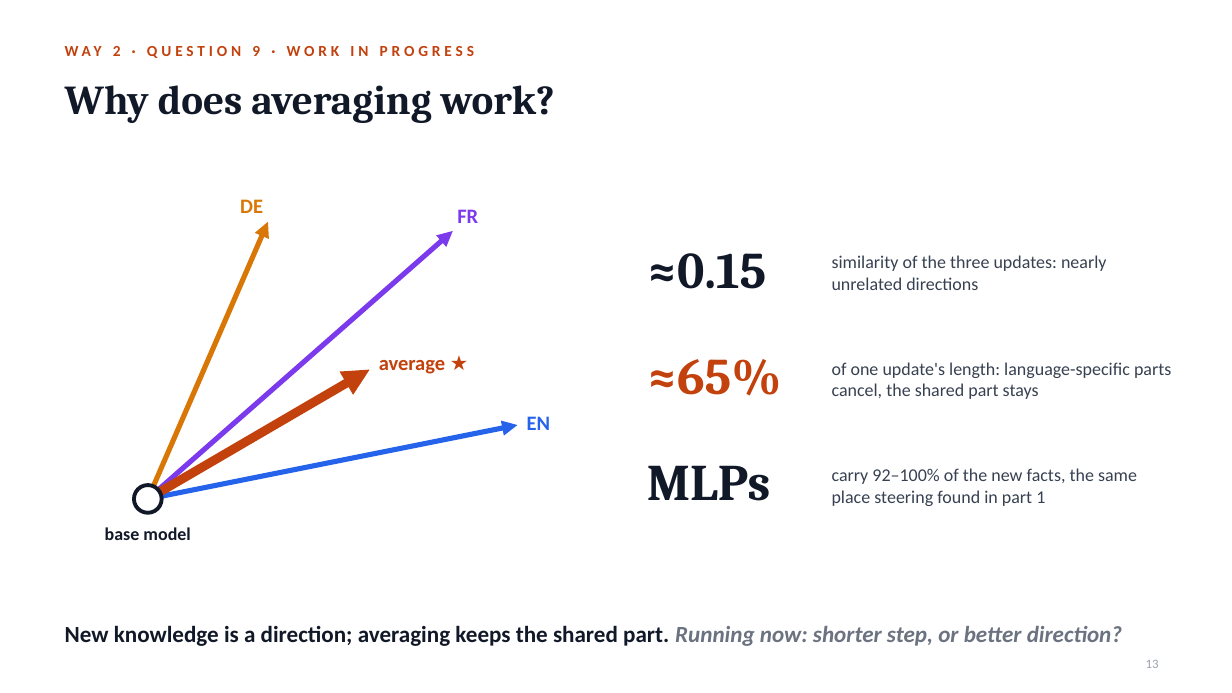
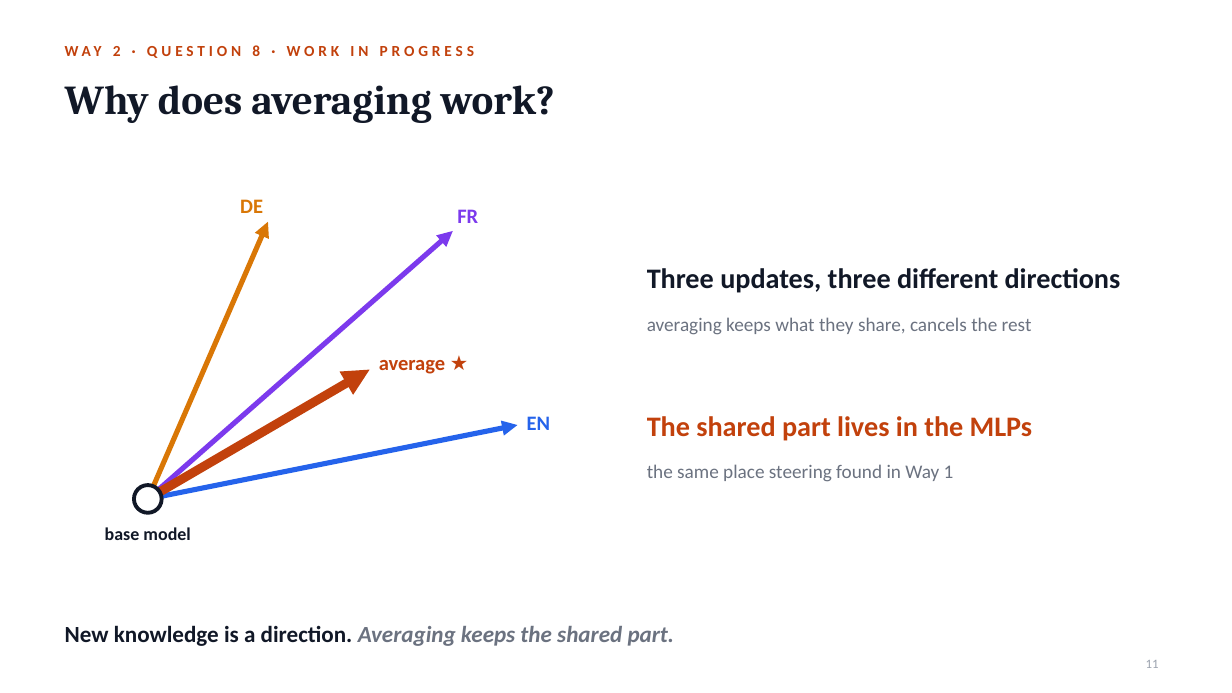
Before and after one commit to notagit3650/Claude_expo_repo_36501, a slide deck: slide 11 of slides/Retrain_or_teach.pptx (slide 13 before the commit). Drawn at 1232x693 pixels with LibreOffice and Linux fonts; fonts in the diff are those of the drawing. Boxes give left, top, right and bottom in pixels: in the first picture for what was removed or moved away, otherwise in the second. Text is boxed around its words. In the diff, an @@ line names an element or a change of style, - is before the commit and + after.

```diff
--- a/slides/Retrain_or_teach.pptx
+++ b/slides/Retrain_or_teach.pptx
@@ text at bbox=[65, 45, 260, 56]: text changed @@
-WAY 2 · QUESTION 9 · WORK IN PROGRESS
+WAY 2 · QUESTION 8 · WORK IN PROGRESS
@@ text at bbox=[647, 268, 1121, 293]: text changed; size 40 to 22 pt; font Cambria to Calibri @@
-≈0.15
+Three updates, three different directions
@@ text at bbox=[647, 317, 1032, 335]: text changed; size 14 to 15 pt; text colour #374151 to #6B7280 @@
-similarity of the three updates: nearly unrelated directions
+averaging keeps what they share, cancels the rest
@@ text removed at bbox=[647, 359, 782, 396] @@
-≈65%
@@ text removed at bbox=[832, 362, 1171, 399] @@
-of one update's length: language-specific parts cancel, the shared part stays
@@ text added at bbox=[647, 416, 1032, 441], 22 pt, text #C2410C, bold @@
+The shared part lives in the MLPs
@@ text at bbox=[647, 464, 954, 482]: text changed; size 14 to 15 pt; text colour #374151 to #6B7280 @@
-carry 92–100% of the new facts, the same place steering found in part 1
+the same place steering found in Way 1
@@ text removed at bbox=[647, 465, 771, 501] @@
-MLPs
@@ text at bbox=[65, 625, 675, 646]: text changed; text colour #111827 to #6B7280; italic on @@
-New knowledge is a direction; averaging keeps the shared part. Running now: shorter step, or better direction?
+New knowledge is a direction. Averaging keeps the shared part.
@@ page number at bbox=[1146, 660, 1159, 668]: text changed @@
-13
+11
```
Also in this commit, not shown: 7 other slides changed, 2 slides removed, 2 other files.
